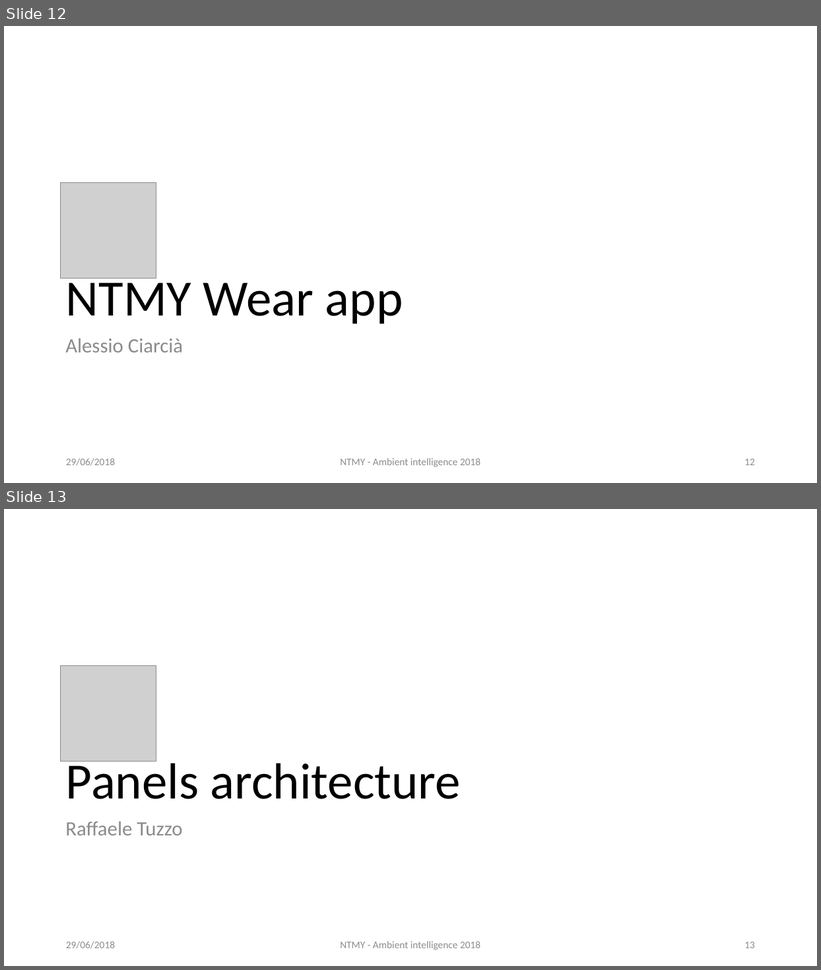
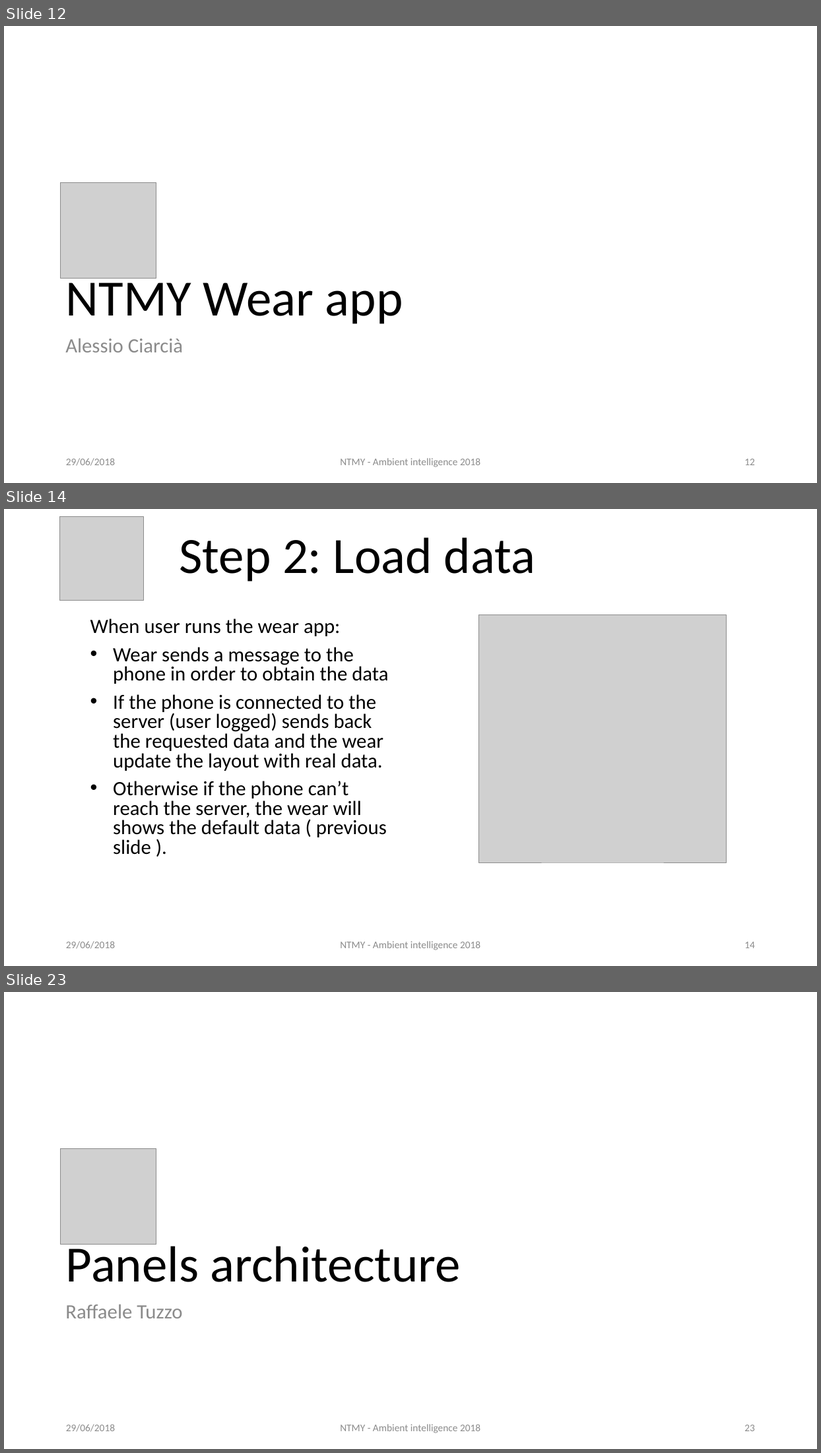
Before and after one commit to AmI-2018/NTMY-code, a slide deck: NTMY.pptx. Shown one above the other, each under a label of ours: slides 12 and 13 before the commit, slides 12, 14 and 23 after it; the slides between them are not shown. The pictures are 821x970 and 821x1453 pixels, drawn with LibreOffice and Linux fonts; fonts in the diff are those of the drawing; grey boxes stand for pictures. Boxes give left, top, right and bottom in pixels: in the first picture for what was removed or moved away, otherwise in the second. Text is boxed around its words. In the diff, an @@ line names an element or a change of style, - is before the commit and + after.

```diff
--- a/NTMY.pptx
+++ b/NTMY.pptx
@@ slide 14 added at (4, 509, 817, 966), background #FFFFFF @@
@@ picture added at (60, 517, 145, 601) @@
@@ title added at (180, 537, 535, 582), 60 pt, text #000000 @@
+Step 2: Load data
@@ text added at (90, 619, 388, 855), 24 pt, text #000000 @@
+When user runs the wear app:
+• Wear sends a message to the phone in order to obtain the data
+• If the phone is connected to the server (user logged) sends back the requested data and the wear update the layout with real data.
+• Otherwise if the phone can’t reach the server, the wear will shows the default data ( previous slide ).
@@ picture added at (479, 615, 727, 863) @@
@@ text added at (66, 941, 115, 949), 12 pt, text #8C8C8C @@
+29/06/2018
@@ text added at (340, 941, 481, 951), 12 pt, text #8C8C8C @@
+NTMY - Ambient intelligence 2018
@@ page number added at (745, 942, 755, 949), 12 pt, text #8C8C8C @@
+14
@@ what was slide 13 is now slide 23 @@
@@ page number at (745, 1425, 755, 1432): text changed @@
-13
+23
```
Also in this commit, not shown: 9 other slides added, 1 other file.
